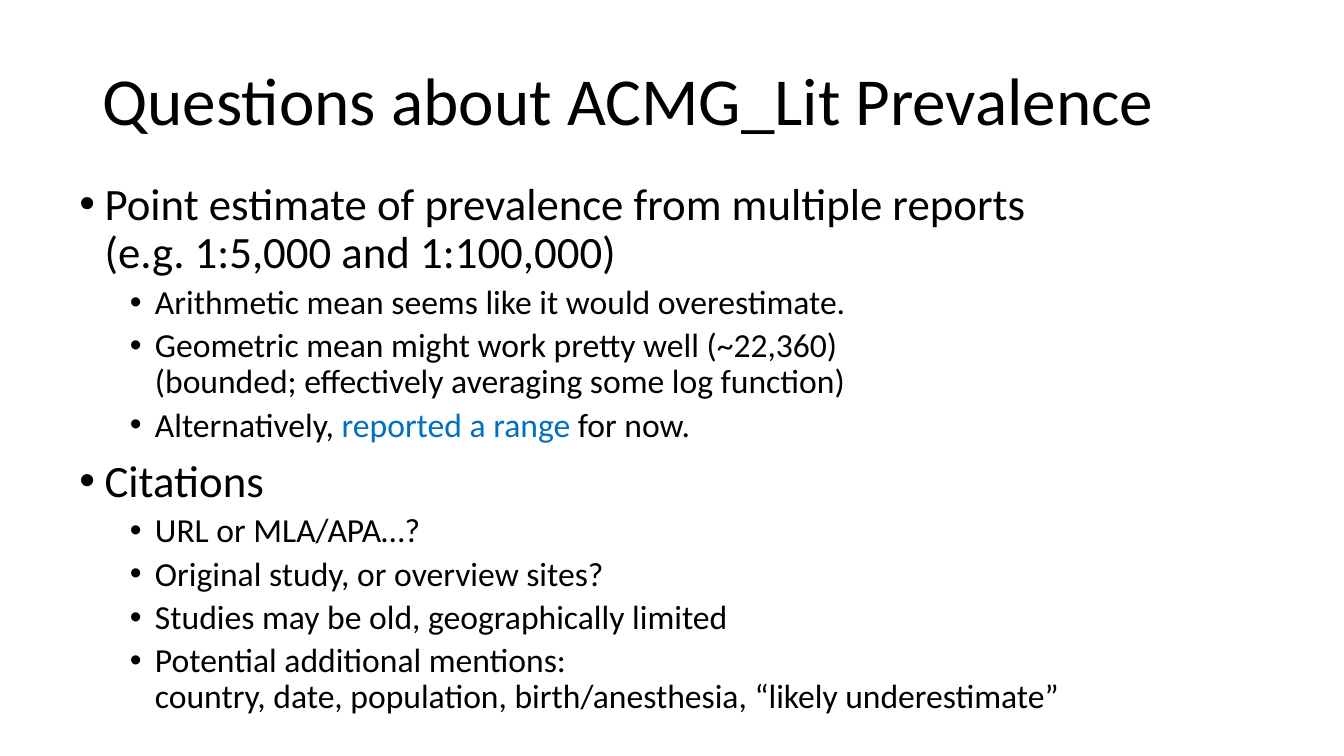
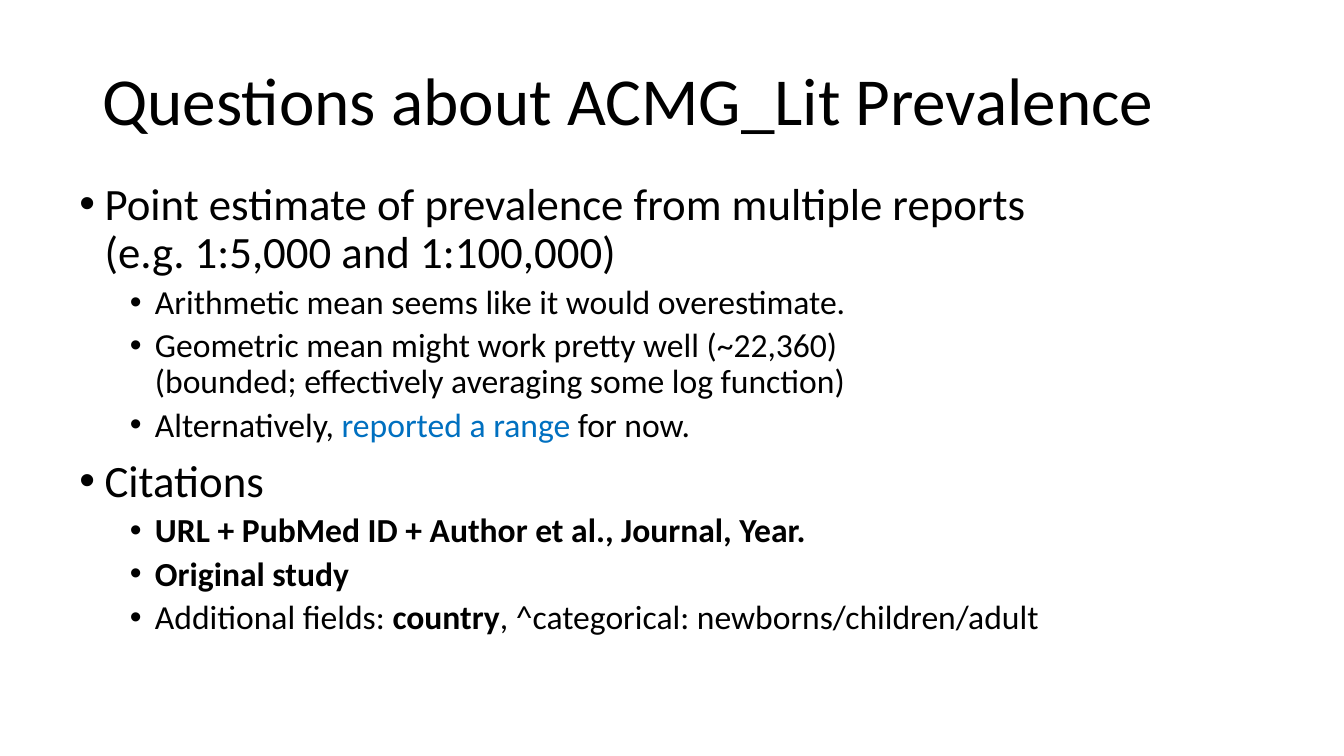
Before and after one commit to dfan/HST-2016, a slide deck: slide 9 of week_5/Presentation_week_5.2.pptx. Drawn at 1344x756 pixels with LibreOffice and Linux fonts; fonts in the diff are those of the drawing. Boxes give left, top, right and bottom in pixels: in the first picture for what was removed or moved away, otherwise in the second. Text is boxed around its words. In the diff, an @@ line names an element or a change of style, - is before the commit and + after.

```diff
--- a/week_5/Presentation_week_5.2.pptx
+++ b/week_5/Presentation_week_5.2.pptx
@@ text at (155,518,1039,635): text changed; bold on @@
-  • URL or MLA/APA…?
-  • Original study, or overview sites?
-  • Studies may be old, geographically limited
-  • Potential additional mentions:
-    country, date, population, birth/anesthesia, “likely underestimate”
+  • URL + PubMed ID + Author et al., Journal, Year.
+  • Original study
+  • Additional fields: country, ^categorical: newborns/children/adult
```
Also in this commit, not shown: 2 other slides changed, 5 other files.
